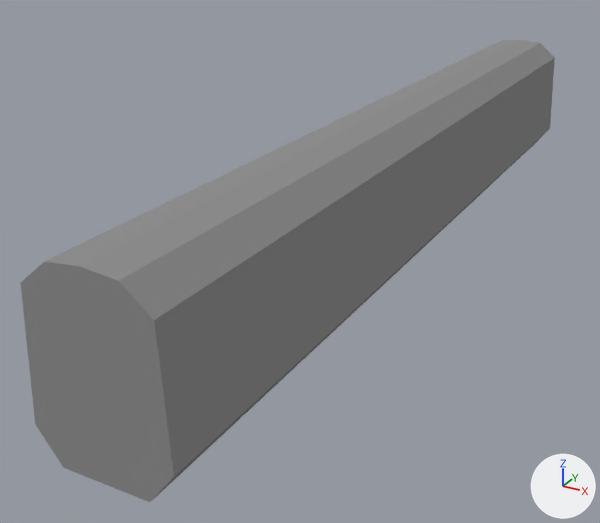
Renders of the Blender file railways3d/models/vehicles/coach.blend from each side of a commit.
The view is the same before and after, from a 50 mm lens placed at (8.3, -8.3, 9.0), pointed at (-1.9, 10.2, -0.2). The lights are fixed; the arrows at lower right show +X, +Y and +Z.
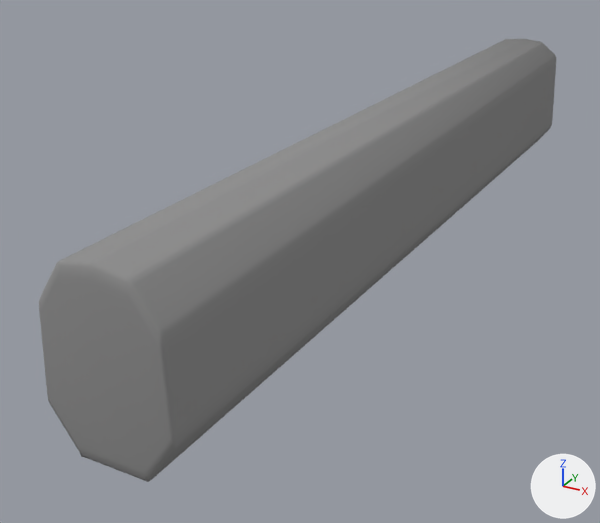
The change, as a list of edits to the scene's bpy script:
```text
Change me_plane:
    used by ob_plane; location = (0.0, 0.0, 0.0); rotation_euler = (1.571, 0.0, 0.0), in degrees (90, 0, 0); scale = (1.0, 4.0, 0.976)
    remove me_plane.from_pydata(...)  # 18 vertices, 11 faces; spans x -1.5..1.5, y 0.0..1.0, z -25.0..0.0
    add me_plane.from_pydata(...)  # 126 vertices, 119 faces; spans x -1.5..1.5, y 0.2..24.8, z 0.0..4.0
    me_plane part 1: the whole mesh is rebuilt
    me_plane part 2: the surface is now shaded smooth
Change ob_plane:
    ob_plane.rotation_euler: (1.571, 0.0, 0.0) -> (0.0, 0.0, 0.0)  # degrees (90, 0, 0) -> degrees (0, 0, 0)
    ob_plane.scale: (1.0, 4.0, 0.976) -> (1.0, 1.0, 1.0)
```

Changed parts and their boxes [x1, y1, x2, y2] in the pictures (600 x 523 px):
'Plane', reshaped, turned, rescaled: before [20, 40, 555, 502]; after [39, 39, 556, 482]
part 1 of me_plane, built on: before [20, 40, 555, 502]; after [39, 39, 556, 482]
